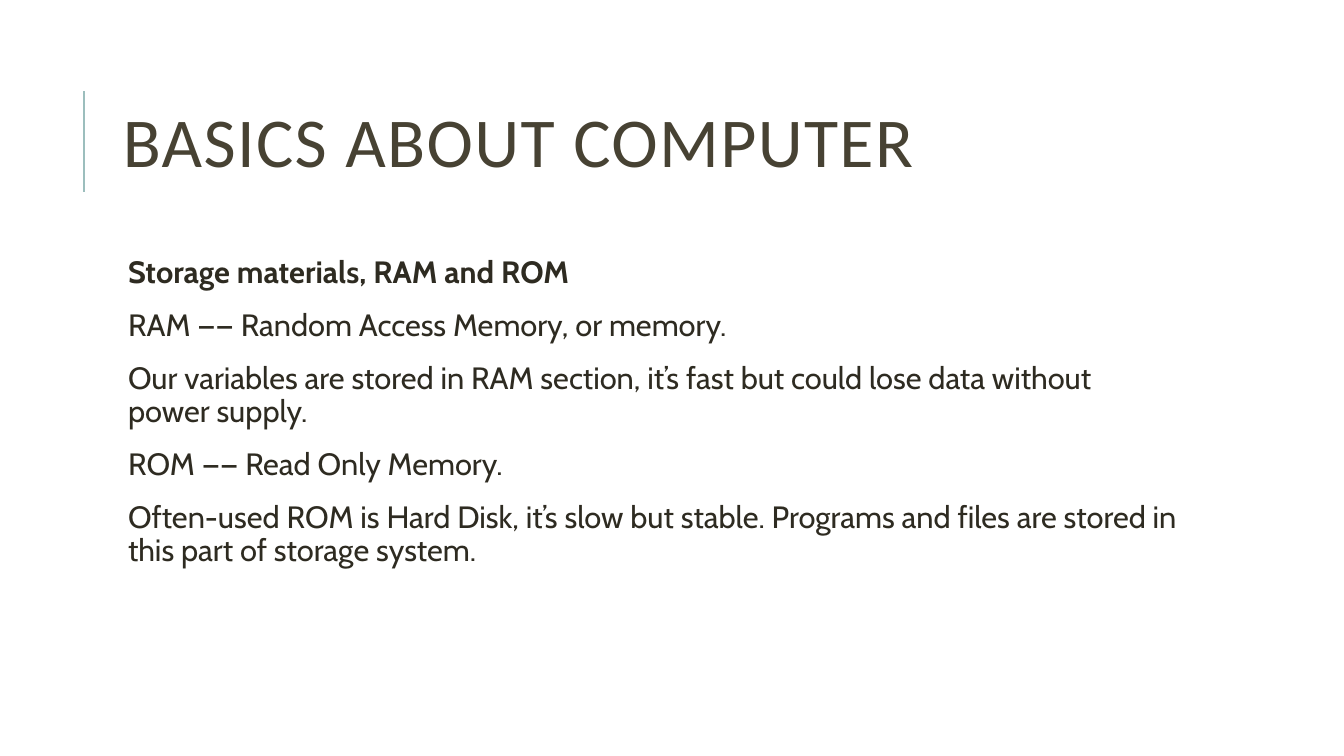
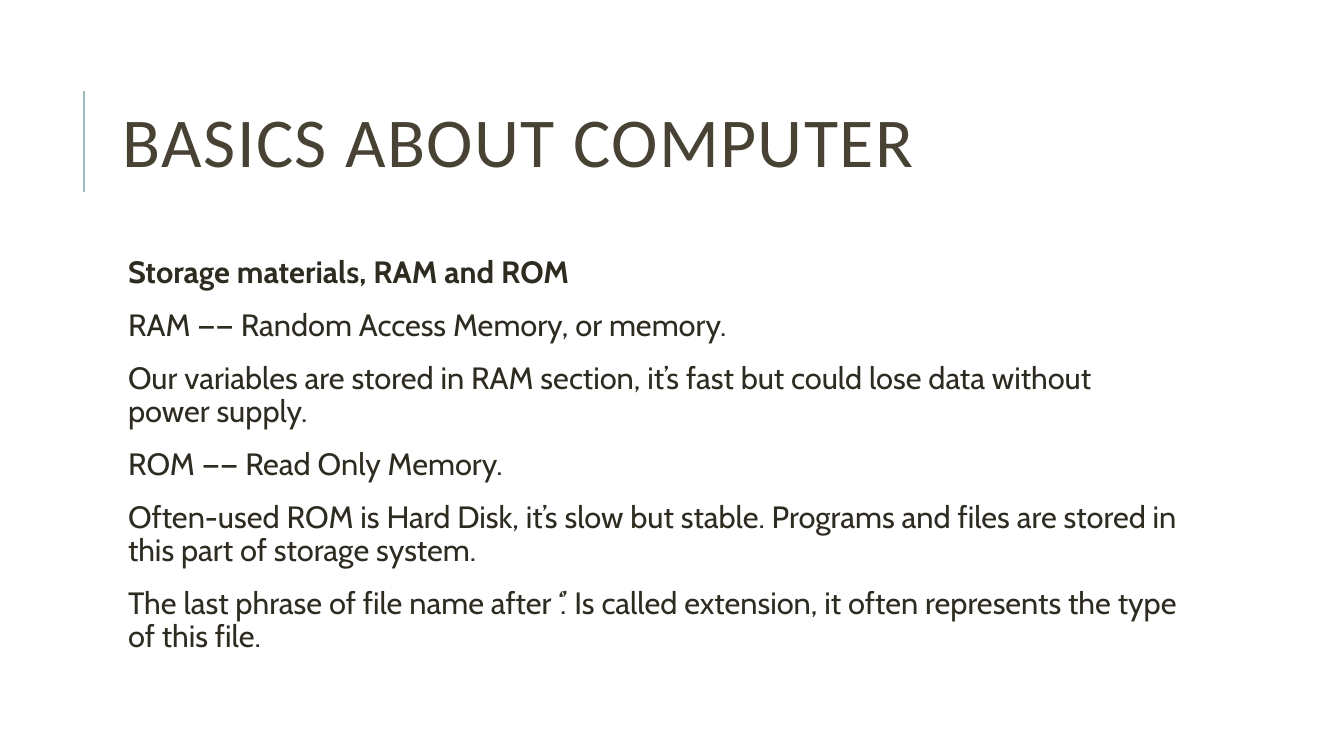
Before and after one commit to kevin-wang-2/Jigang-VG101-RC-for-Matlab, a slide deck: slide 4 of RC1/VG101Jigang RC1.pptx. Drawn at 1344x756 pixels with LibreOffice and Linux fonts; fonts in the diff are those of the drawing. Boxes give left, top, right and bottom in pixels: in the first picture for what was removed or moved away, otherwise in the second. Text is boxed around its words. In the diff, an @@ line names an element or a change of style, - is before the commit and + after.

Commit message:
PPT Update

```diff
--- a/RC1/VG101Jigang RC1.pptx
+++ b/RC1/VG101Jigang RC1.pptx
@@ text at (128, 591, 1177, 648): paragraph added @@
+  The last phrase of file name after ‘.’ Is called extension, it often represents the type of this file.
```
